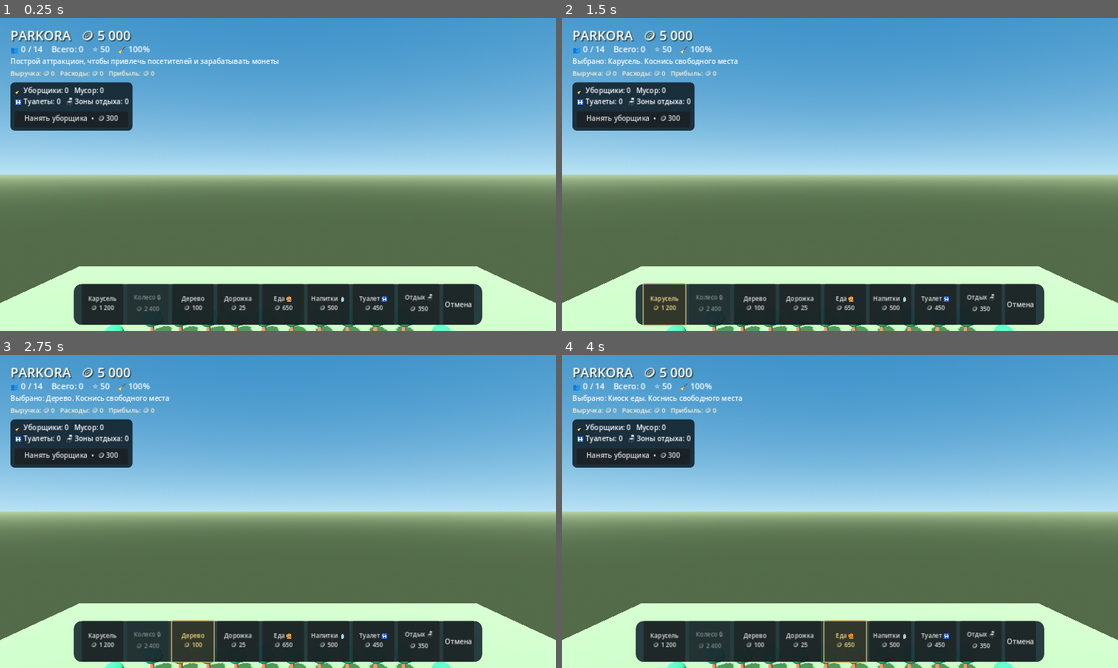
Above: before the commit, frames 1-4 (two rows, left to right).
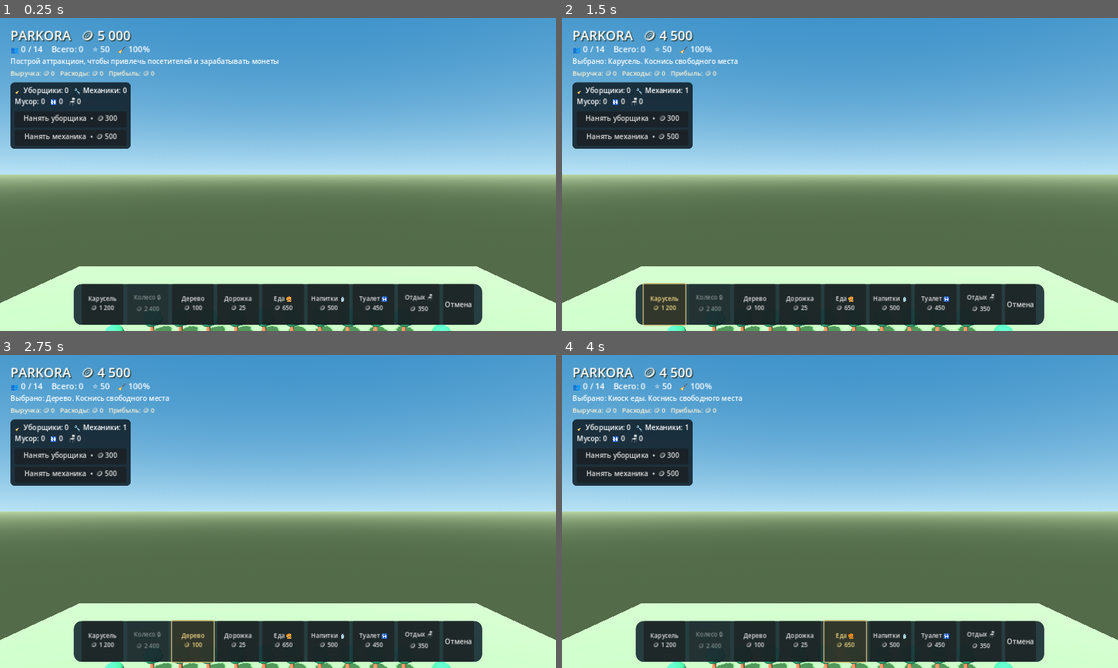
Above: after the commit, the same moments.

Repository: uchihabaha05-del/PARKORA
Game: Godot game, scene res://scenes/main.tscn
The game is run twice, just before and just after one commit, with the same random seed, the same clock (stepped at 60 frames per second) and the same inputs.
Inputs (mouse positions are in pixels of both pictures, inside the frame that each line leads up to):
- Up to frame 1 (0.25 s): no input
- Up to frame 2 (1.5 s): click (634, 136) at 0.5 s, where only the run after the commit has a clickable "Нанять механика • 🪙 500"; click "Карусель 🪙 1 200" at 1.25 s
- Up to frame 3 (2.75 s): click "Дерево 🪙 100" at 2 s
- Up to frame 4 (4 s): click "Дорожка 🪙 25" at 2.75 s; click "Еда 🍔 🪙 650" at 3.5 s

The runs differ from the first frame. In frame 1, 1.9% of the frame differs, in the area x 1-24%, y 20-42%; in frame 2, 1.9%, in the area x 1-24%, y 4-42%; in frame 3, 1.9%; in frame 4, 1.9%.

Commit message:
Add mechanic staff and automatic ride maintenance

Diff:
--- a/scripts/main.gd
+++ b/scripts/main.gd
@@ -39,7 +39,9 @@
 var ride_repair_button: Button
 var staff_label: Label
 var hire_cleaner_button: Button
+var hire_mechanic_button: Button
 var cleaners := 0
+var mechanics := 0
 var cleanliness := 100.0
 var litter_nodes: Array[Node3D] = []
 var cleaning_timer := 4.0
@@ -256,7 +258,7 @@
 func _create_staff_panel(root: Control) -> void:
 	var panel := PanelContainer.new()
 	panel.position = Vector2(24, 148)
-	panel.custom_minimum_size = Vector2(250, 86)
+	panel.custom_minimum_size = Vector2(270, 126)
 	var style := StyleBoxFlat.new()
 	style.bg_color = Color(0.07, 0.13, 0.17, 0.9)
 	style.set_corner_radius_all(10)
@@ -277,6 +279,11 @@
 	hire_cleaner_button.custom_minimum_size = Vector2(0, 34)
 	hire_cleaner_button.pressed.connect(_hire_cleaner)
 	column.add_child(hire_cleaner_button)
+	hire_mechanic_button = Button.new()
+	hire_mechanic_button.text = "Нанять механика  •  🪙 500"
+	hire_mechanic_button.custom_minimum_size = Vector2(0, 34)
+	hire_mechanic_button.pressed.connect(_hire_mechanic)
+	column.add_child(hire_mechanic_button)
 
 
 func _hire_cleaner() -> void:
@@ -288,6 +295,17 @@
 	_update_hud()
 	_save_game()
 	_set_hint("Нанят уборщик! Зарплата: 8 монет каждые 10 секунд")
+
+
+func _hire_mechanic() -> void:
+	if coins < 500:
+		_set_hint("Не хватает 500 монет для найма механика")
+		return
+	coins -= 500
+	mechanics += 1
+	_update_hud()
+	_save_game()
+	_set_hint("Нанят механик! Он обслуживает изношенные аттракционы. Зарплата: 12 монет каждые 10 секунд")
 
 
 func _spawn_litter(near_position: Vector3) -> void:
@@ -431,7 +449,8 @@
 	var condition := float(ride.get("condition", 100.0))
 	var revenue := int(ride.get("ride_revenue", 0))
 	var served := int(ride.get("served", 0))
-	ride_info_label.text = ride_name + "  •  Ур. " + str(level) + "\nОчередь: " + str(capacity) + " мест   •   Катание: " + str(snappedf(duration, 0.1)) + " сек.\nКлиентов: " + str(served) + "   •   Выручка: 🪙 " + _format_number(revenue)
+	var operating_status := "ОТКРЫТ" if condition >= 25.0 else "ЗАКРЫТ — требуется ремонт"
+	ride_info_label.text = ride_name + "  •  Ур. " + str(level) + "  •  " + operating_status + "\nОчередь: " + str(capacity) + " мест   •   Катание: " + str(snappedf(duration, 0.1)) + " сек.\nКлиентов: " + str(served) + "   •   Выручка: 🪙 " + _format_number(revenue)
 	ride_price_label.text = "🪙 " + str(price)
 	ride_condition_label.text = "Состояние: " + str(roundi(condition)) + "%"
 	ride_condition_label.add_theme_color_override("font_color", Color("#83d69a") if condition >= 60.0 else Color("#ffb56b") if condition >= 25.0 else Color("#ff7777"))
@@ -750,6 +769,7 @@
 	total_expenses = int(config.get_value("park", "total_expenses", 0))
 	park_rating = float(config.get_value("park", "park_rating", 50.0))
 	cleaners = int(config.get_value("park", "cleaners", 0))
+	mechanics = int(config.get_value("park", "mechanics", 0))
 	cleanliness = float(config.get_value("park", "cleanliness", 100.0))
 	var saved_litter: Array = config.get_value("park", "litter_positions", [])
 	for litter_position in saved_litter:
@@ -796,6 +816,7 @@
 	config.set_value("park", "total_expenses", total_expenses)
 	config.set_value("park", "park_rating", park_rating)
 	config.set_value("park", "cleaners", cleaners)
+	config.set_value("park", "mechanics", mechanics)
 	config.set_value("park", "cleanliness", cleanliness)
 	var litter_positions: Array[Vector3] = []
 	for litter in litter_nodes:
@@ -818,7 +839,7 @@
 	if maintenance_timer > 0.0:
 		return
 	maintenance_timer = 10.0
-	var upkeep := shops.size() + facilities.size() * 2 + cleaners * 8
+	var upkeep := shops.size() + facilities.size() * 2 + cleaners * 8 + mechanics * 12
 	for ride in rides:
 		upkeep += 2 + int(ride.get("level", 1))
 	if upkeep <= 0:
@@ -832,7 +853,26 @@
 		park_rating = maxf(0.0, park_rating - 1.0)
 		_set_hint("Не хватает монет на обслуживание! Рейтинг парка снижается")
 	_update_cleanliness(10.0)
+	_update_ride_maintenance()
 	_update_hud()
+
+
+func _update_ride_maintenance() -> void:
+	if mechanics <= 0:
+		return
+	var repaired_count := 0
+	for i in range(rides.size()):
+		var ride: Dictionary = rides[i]
+		var condition := float(ride.get("condition", 100.0))
+		if condition >= 99.9:
+			continue
+		var repair_amount := minf(100.0 - condition, float(mechanics) * 2.5)
+		ride["condition"] = condition + repair_amount
+		rides[i] = ride
+		_sync_ride_save(i)
+		repaired_count += 1
+	if repaired_count > 0:
+		_set_hint("Механики обслужили аттракционы: восстановление состояния")
 
 
 func _visitor_spawn_interval() -> float:
@@ -1302,9 +1342,11 @@
 	if ride_panel != null and ride_panel.visible:
 		_update_ride_panel()
 	if staff_label != null:
-		staff_label.text = "🧹 Уборщики: " + str(cleaners) + "   Мусор: " + str(litter_nodes.size()) + "\n🚻 Туалеты: " + str(_count_facilities("toilet")) + "   🪑 Зоны отдыха: " + str(_count_facilities("rest"))
+		staff_label.text = "🧹 Уборщики: " + str(cleaners) + "   🔧 Механики: " + str(mechanics) + "\nМусор: " + str(litter_nodes.size()) + "   🚻 " + str(_count_facilities("toilet")) + "   🪑 " + str(_count_facilities("rest"))
 	if hire_cleaner_button != null:
 		hire_cleaner_button.disabled = coins < 300
+	if hire_mechanic_button != null:
+		hire_mechanic_button.disabled = coins < 500
 	if economy_label != null:
 		var net_profit := total_income - total_expenses
 		economy_label.text = "Выручка: 🪙 " + _format_number(total_income) + "   Расходы: 🪙 " + _format_number(total_expenses) + "   Прибыль: 🪙 " + _format_number(net_profit)
